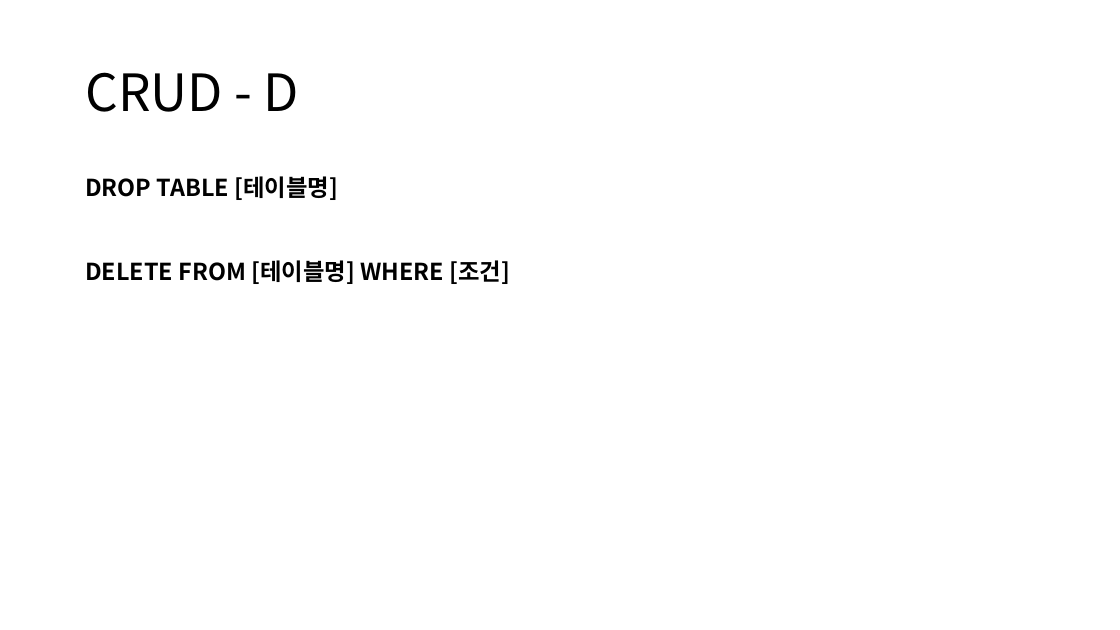
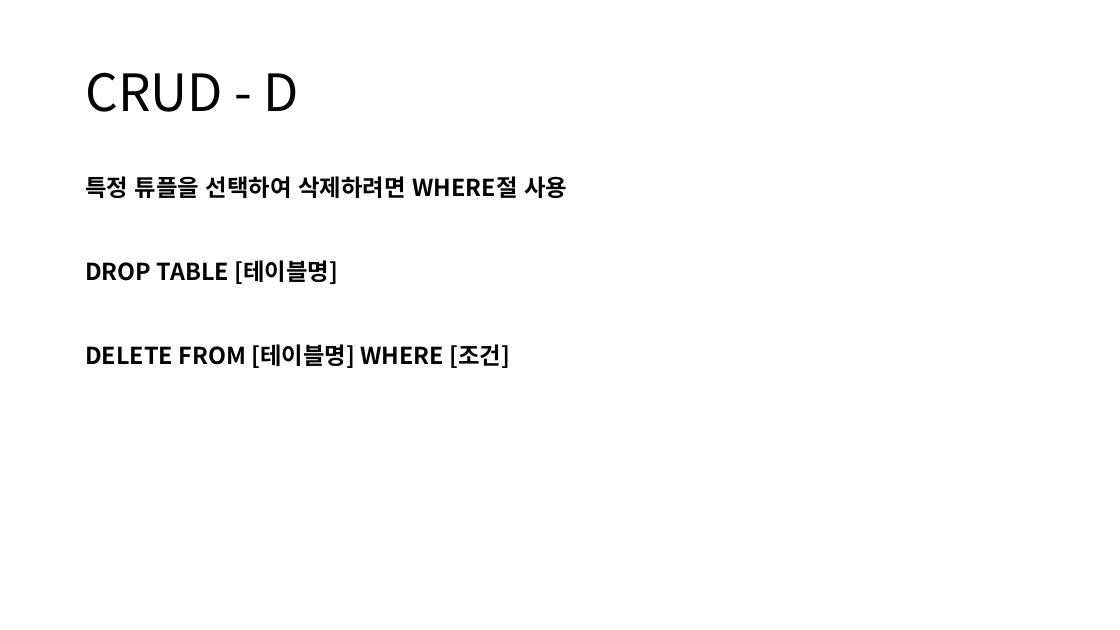
Before and after one commit to 98jiyong/DB, a slide deck: slide 9 of 자료/DB정리.pptx. Drawn at 1120x630 pixels with LibreOffice and Linux fonts; fonts in the diff are those of the drawing. Boxes give left, top, right and bottom in pixels: in the first picture for what was removed or moved away, otherwise in the second. Text is boxed around its words. In the diff, an @@ line names an element or a change of style, - is before the commit and + after.

```diff
--- a/자료/DB정리.pptx
+++ b/자료/DB정리.pptx
@@ text at [85, 176, 567, 198]: paragraph added @@
+특정 튜플을 선택하여 삭제하려면 WHERE절 사용
```
Also in this commit, not shown: 4 other slides changed, 1 slide added, 1 slide removed, 2 other files.
